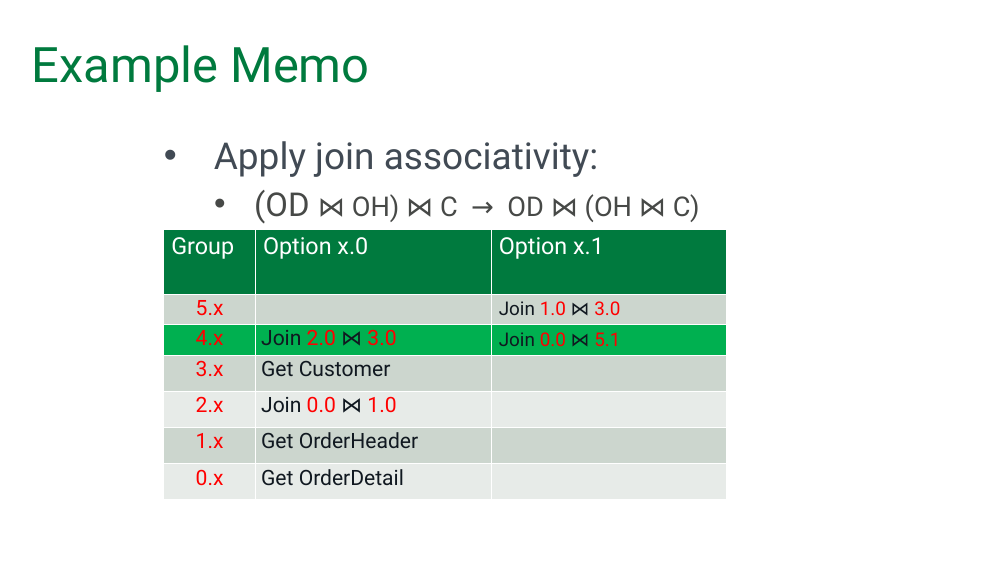
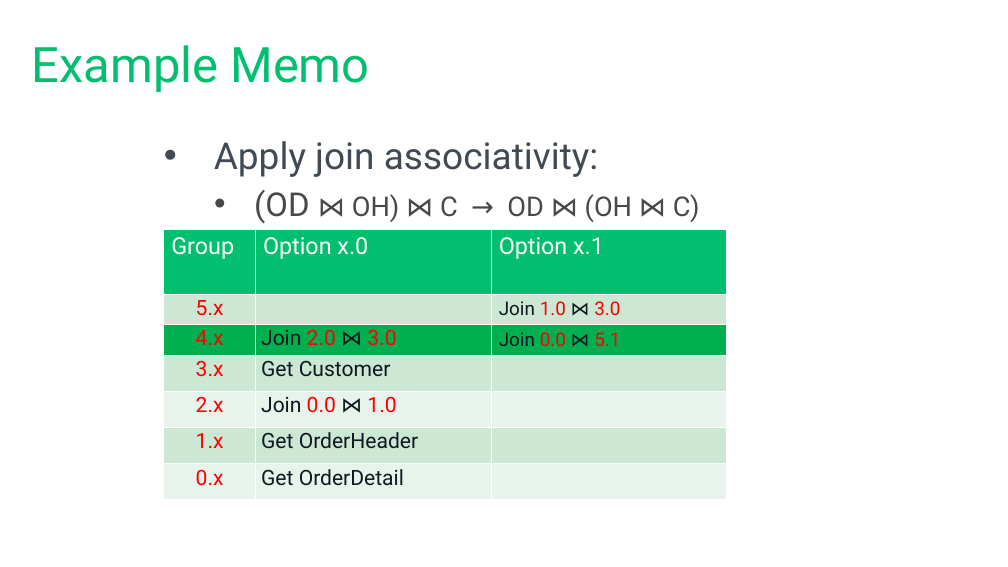
Before and after one commit to tf3604/OptimizerPresentation, a slide deck: slide 53 of Optimizer.pptx (slide 54 before the commit). Drawn at 1008x567 pixels with LibreOffice and Linux fonts; fonts in the diff are those of the drawing; background and template pictures are left out. Boxes give left, top, right and bottom in pixels: in the first picture for what was removed or moved away, otherwise in the second. Text is boxed around its words. In the diff, an @@ line names an element or a change of style, - is before the commit and + after.

```diff
--- a/Optimizer.pptx
+++ b/Optimizer.pptx
@@ title "Example Memo" at box(32, 45, 369, 92): text colour #007A3E to #00BF6F @@
@@ table at box(164, 230, 728, 500) @@
@@ fill #007A3E to #00BF6F in row 1 @@
@@ fill #CCD7CE to #CCE8D5 in 9 cells @@
@@ fill #E7ECE8 to #E7F4EB in 6 cells @@
```
Also in this commit, not shown: 61 other slides changed, 1 slide removed.
